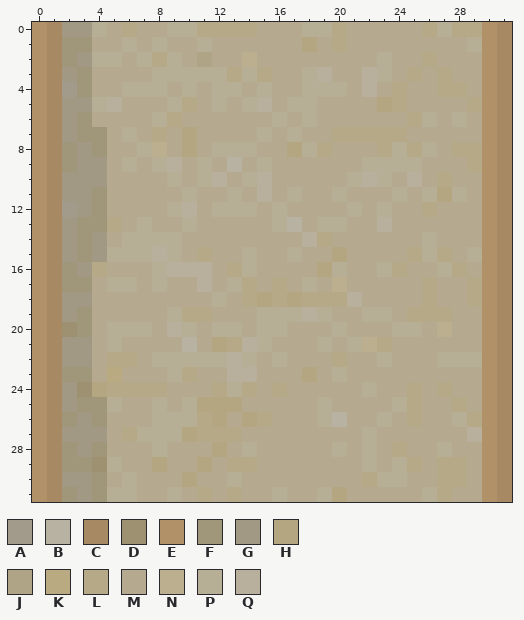
One commit to this pixel-art sprite: gfx/MShockXotto+/pngs_tiles_32x32/terrain/t_sandbox/t_sandbox_edge_ns.png. The picture above was drawn from the file before the commit.
The file is 32x32 pixels. Colours within 5 levels of each other are drawn and written as one.
Palette (. is transparent): A #a29b8c  B #b8b2a2  C #a78a64  D #9d9171  E #b19167  F #a0967a  G #a29985  H #b4a680  J #b0a487  K #baaa81  L #b6a988  M #b5aa8f  N #bbaf90  P #b7ae96  Q #b8af9c
Pixels before, first column x 0:
 0 ECGGPMLMMPPLLLLMMMPPLMMMMMLPLLEC
 1 ECFFMMPMPMMPMMMMMMHMLMMMMMMMMPEC
 2 ECFGPPMPLPMJMMNMMMMMMMMPMMLMMMEC
 3 ECGFMMMMPPPPPLPLMMPQMMQPMLMLMMEC
 4 ECAFMMPPPMPMPPMPMMPPPMQMLMMLLMEC
 5 ECGGPQMMMPLMPMPQMPPMMMMHLMMMMLEC
 6 ECGFMMMMPLMMMMMMPMPMMMMMMLPMPMEC
 7 ECGFFMPMLMHMMMMPMPMMLLLLLMMMMMEC
 8 ECFGFMMPNMHMPPPMMHPLMMMLPLPMLLEC
 9 ECFGGMPMPQMPMBMPMMMMMMPPPPMMMLEC
10 ECGGGMMMMPMPQMPQMMMMMPQPMQMLMMEC
11 ECGGFMMMMMPMMPMQMPMMPMMMPMPHPMEC
12 ECAGFMMMMPQMPPPMPMMMMPMPMMLMMMEC
13 ECGFFLMPMMPMMMMMPBMPPMMQMMMMMMEC
14 ECGFGMPPPPMMMMMMMMQLMMMMMMPMMMEC
15 ECGFGPPPQPMLMMPMMPMMHMMMMLPLMPEC
16 ECFGLMMMPQQQMLPMMMMHPMMPLMMPLMEC
17 ECFFMPPMPMMQMPLMLMPMNMMMMMLMMLEC
18 ECGGMMMMMMMMPMLHLHLLLQMMMMLMMLEC
19 ECGFMMMMMPLLMMMPPPQPMMPPMLLLMMEC
20 ECDFMPPPMQPMPPMPPMMMPMMMPPMNMMEC
21 ECGGMPMMMMBMHLQPMMMPMPNLMMMMMMEC
22 ECGGMLLMPPPPPQPMPMMMLMMPMMMPPPEC
23 ECFFMKMMMPLMMQQMMMHMPMMMMMMMMMEC
24 ECGDHLLLLMMMLPLMLMMMMMPMMLMLMMEC
25 ECGFFPMMPMPHHHMMMMMPMMMMPLMMLMEC
26 ECFGFMMMPPPLHMHLMMMPBMMPMLMMPLEC
27 ECGGGMLPPPHLLLMMMMMMMMPMMMMMMQEC
28 ECFGFMMMPMMMHMPMMMMMPMPMLMMPMMEC
29 ECFFDPMMHMMHMLLMMMMMMMPMPLMLLMEC
30 ECGGFMPMMMHMMPMMMMMMMMLPPMMLLMEC
31 ECFGFPPMMPMLMLMMPMMPHMMMMMPLMMEC
The result:
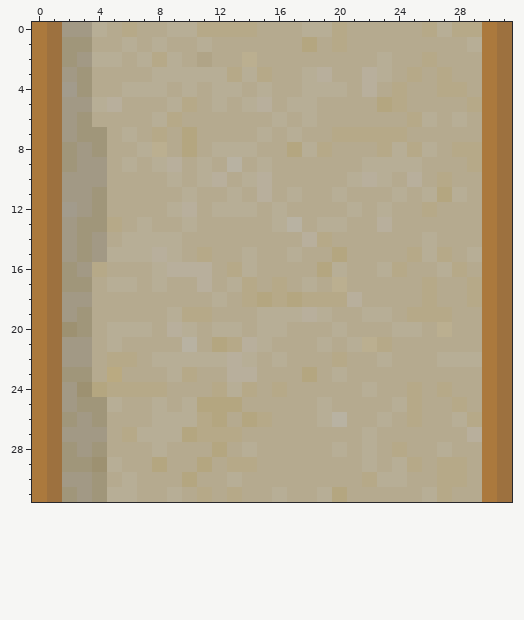
Author's note on the commit: Altered Wood on Sandbox Sprite
The exact change:
colour C: #a78a64 -> #9d713f
colour E: #b19167 -> #ab793d
Changed places in both pictures, as pixel boxes (x1, y1, x2, y2):
changed: (32, 22, 62, 502)
changed: (482, 22, 512, 502)
